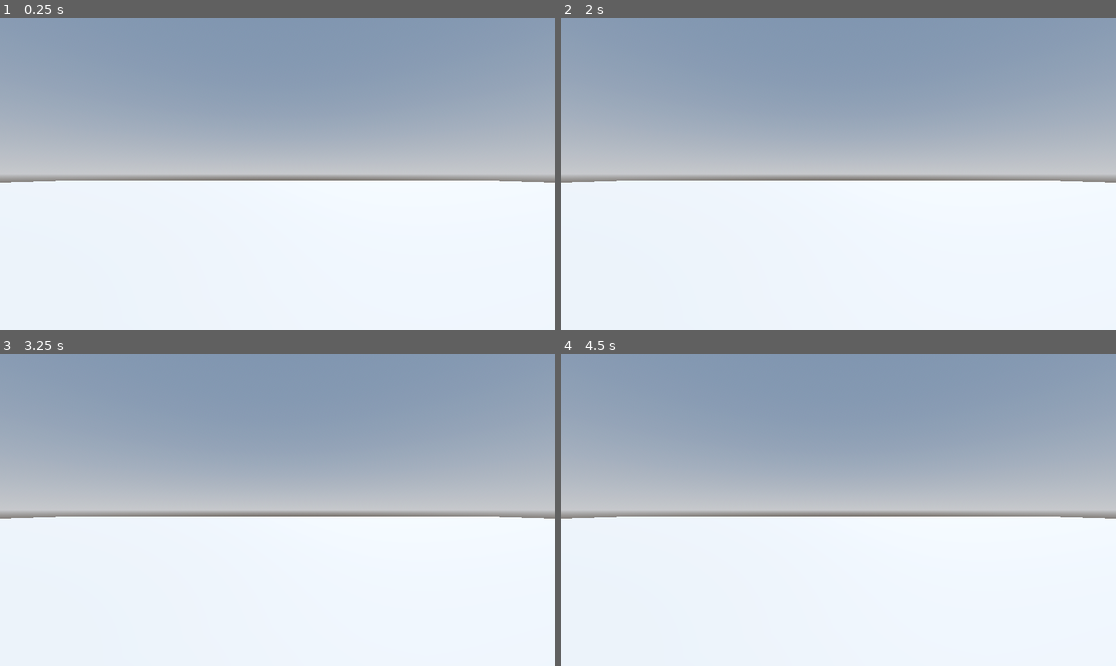
Above: before the commit, frames 1-4 (two rows, left to right).
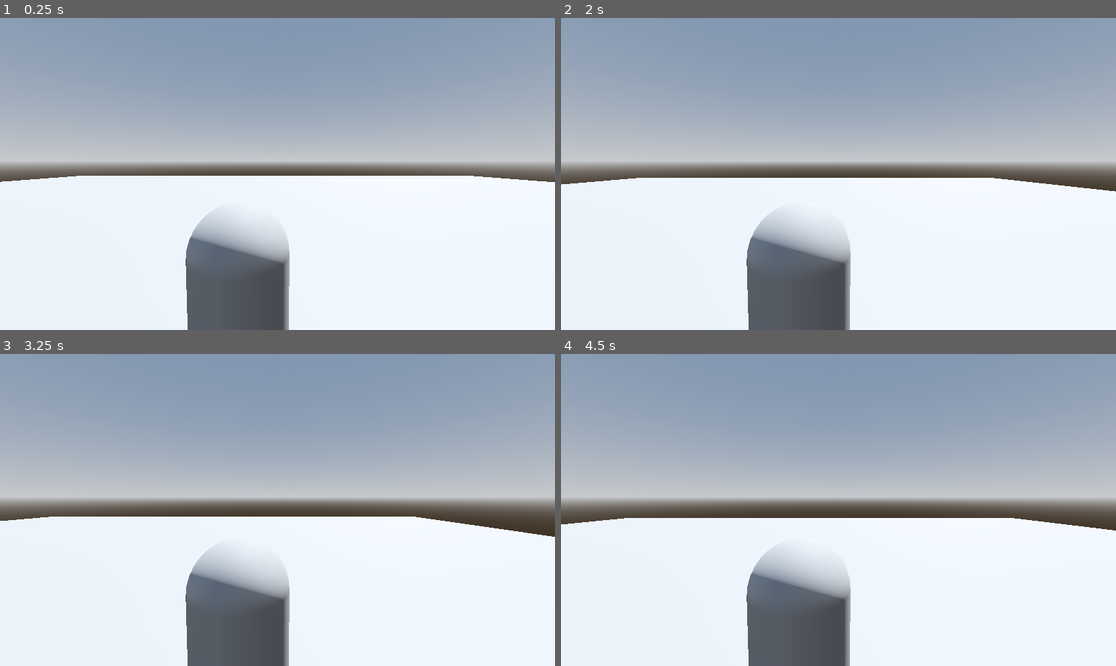
Above: after the commit, the same moments.

Repository: AlexanderMendivil/robo-rampage
Game: Godot game, scene res://levels/SandBox.tscn
Same seed, same stepped clock (60 frames per second), same inputs: the game is played once before the commit and once after it.
Inputs:
- Up to frame 1 (0.25 s): no input
- Up to frame 2 (2 s): tap Enter at 0.5 s; hold D (move_right, bound only after the commit) 0.53-1.28 s; tap Space (jump, bound only after the commit) at 0.6, 0.77, 1.07, 1.35, 1.52, 1.82 s; hold S (move_back, bound only after the commit) from 1.28 s (still down)
- Up to frame 3 (3.25 s): release S (move_back, bound only after the commit) at 2.03 s; hold D (move_right, bound only after the commit) 2.03-2.78 s; tap Space (jump, bound only after the commit) at 2.1, 2.85, 3.02 s; hold W (move_forward, bound only after the commit) from 2.78 s (still down)
- Up to frame 4 (4.5 s): tap Space (jump, bound only after the commit) at 3.32, 3.6, 3.77, 4.07, 4.35 s; release W (move_forward, bound only after the commit) at 3.53 s; hold A (move_left, bound only after the commit) from 3.53 s (still down)

The runs differ from the first frame. In frame 1, 12% of the frame differs, in the area x 0-100%, y 46-100%; in frame 2, 12%; in frame 3, 13%; in frame 4, 13%.

Commit message:
player movement

Diff:
--- a/levels/SandBox.tscn
+++ b/levels/SandBox.tscn
@@ -1,4 +1,6 @@
-[gd_scene load_steps=4 format=3 uid="uid://w20v6kielidc"]
+[gd_scene load_steps=5 format=3 uid="uid://w20v6kielidc"]
+
+[ext_resource type="PackedScene" uid="uid://u7ytgrl0kr0s" path="res://player/player.tscn" id="1_jccsk"]
 
 [sub_resource type="ProceduralSkyMaterial" id="ProceduralSkyMaterial_qewbs"]
 sky_horizon_color = Color(0.64625, 0.65575, 0.67075, 1)
@@ -27,5 +29,5 @@
 use_collision = true
 size = Vector3(64, 1, 64)
 
-[node name="Camera3D" type="Camera3D" parent="."]
+[node name="Player" parent="." instance=ExtResource("1_jccsk")]
 transform = Transform3D(1, 0, 0, 0, 1, 0, 0, 0, 1, 0, 1, 0)
--- /dev/null
+++ b/player/player.gd
@@ -0,0 +1,31 @@
+extends CharacterBody3D
+
+
+const SPEED = 5.0
+const JUMP_VELOCITY = 4.5
+
+# Get the gravity from the project settings to be synced with RigidBody nodes.
+var gravity = ProjectSettings.get_setting("physics/3d/default_gravity")
+
+
+func _physics_process(delta):
+	# Add the gravity.
+	if not is_on_floor():
+		velocity.y -= gravity * delta
+
+	# Handle Jump.
+	if Input.is_action_just_pressed("jump") and is_on_floor():
+		velocity.y = JUMP_VELOCITY
+
+	# Get the input direction and handle the movement/deceleration.
+	# As good practice, you should replace UI actions with custom gameplay actions.
+	var input_dir = Input.get_vector("move_left", "move_right", "move_forward", "move_back")
+	var direction = (transform.basis * Vector3(input_dir.x, 0, input_dir.y)).normalized()
+	if direction:
+		velocity.x = direction.x * SPEED
+		velocity.z = direction.z * SPEED
+	else:
+		velocity.x = move_toward(velocity.x, 0, SPEED)
+		velocity.z = move_toward(velocity.z, 0, SPEED)
+
+	move_and_slide()
--- /dev/null
+++ b/player/player.tscn
@@ -0,0 +1,19 @@
+[gd_scene load_steps=4 format=3 uid="uid://u7ytgrl0kr0s"]
+
+[ext_resource type="Script" path="res://player/player.gd" id="1_8pwgk"]
+
+[sub_resource type="CapsuleMesh" id="CapsuleMesh_gn0ah"]
+
+[sub_resource type="CapsuleShape3D" id="CapsuleShape3D_sf48n"]
+
+[node name="Player" type="CharacterBody3D"]
+script = ExtResource("1_8pwgk")
+
+[node name="MeshInstance3D" type="MeshInstance3D" parent="."]
+mesh = SubResource("CapsuleMesh_gn0ah")
+
+[node name="CollisionShape3D" type="CollisionShape3D" parent="."]
+shape = SubResource("CapsuleShape3D_sf48n")
+
+[node name="Camera3D" type="Camera3D" parent="."]
+transform = Transform3D(1, 0, 0, 0, 0.997989, 0.0633828, 0, -0.0633828, 0.997989, 0.379883, 1.41196, 2)
--- a/project.godot
+++ b/project.godot
@@ -14,3 +14,31 @@
 run/main_scene="res://levels/SandBox.tscn"
 config/features=PackedStringArray("4.1", "Forward Plus")
 config/icon="res://icon.svg"
+
+[input]
+
+move_left={
+"deadzone": 0.5,
+"events": [Object(InputEventKey,"resource_local_to_scene":false,"resource_name":"","device":-1,"window_id":0,"alt_pressed":false,"shift_pressed":false,"ctrl_pressed":false,"meta_pressed":false,"pressed":false,"keycode":0,"physical_keycode":65,"key_label":0,"unicode":65,"echo":false,"script":null)
+]
+}
+move_right={
+"deadzone": 0.5,
+"events": [Object(InputEventKey,"resource_local_to_scene":false,"resource_name":"","device":-1,"window_id":0,"alt_pressed":false,"shift_pressed":false,"ctrl_pressed":false,"meta_pressed":false,"pressed":false,"keycode":0,"physical_keycode":68,"key_label":0,"unicode":100,"echo":false,"script":null)
+]
+}
+move_forward={
+"deadzone": 0.5,
+"events": [Object(InputEventKey,"resource_local_to_scene":false,"resource_name":"","device":-1,"window_id":0,"alt_pressed":false,"shift_pressed":false,"ctrl_pressed":false,"meta_pressed":false,"pressed":false,"keycode":0,"physical_keycode":87,"key_label":0,"unicode":119,"echo":false,"script":null)
+]
+}
+move_back={
+"deadzone": 0.5,
+"events": [Object(InputEventKey,"resource_local_to_scene":false,"resource_name":"","device":-1,"window_id":0,"alt_pressed":false,"shift_pressed":false,"ctrl_pressed":false,"meta_pressed":false,"pressed":false,"keycode":0,"physical_keycode":83,"key_label":0,"unicode":115,"echo":false,"script":null)
+]
+}
+jump={
+"deadzone": 0.5,
+"events": [Object(InputEventKey,"resource_local_to_scene":false,"resource_name":"","device":-1,"window_id":0,"alt_pressed":false,"shift_pressed":false,"ctrl_pressed":false,"meta_pressed":false,"pressed":false,"keycode":0,"physical_keycode":32,"key_label":0,"unicode":32,"echo":false,"script":null)
+]
+}
